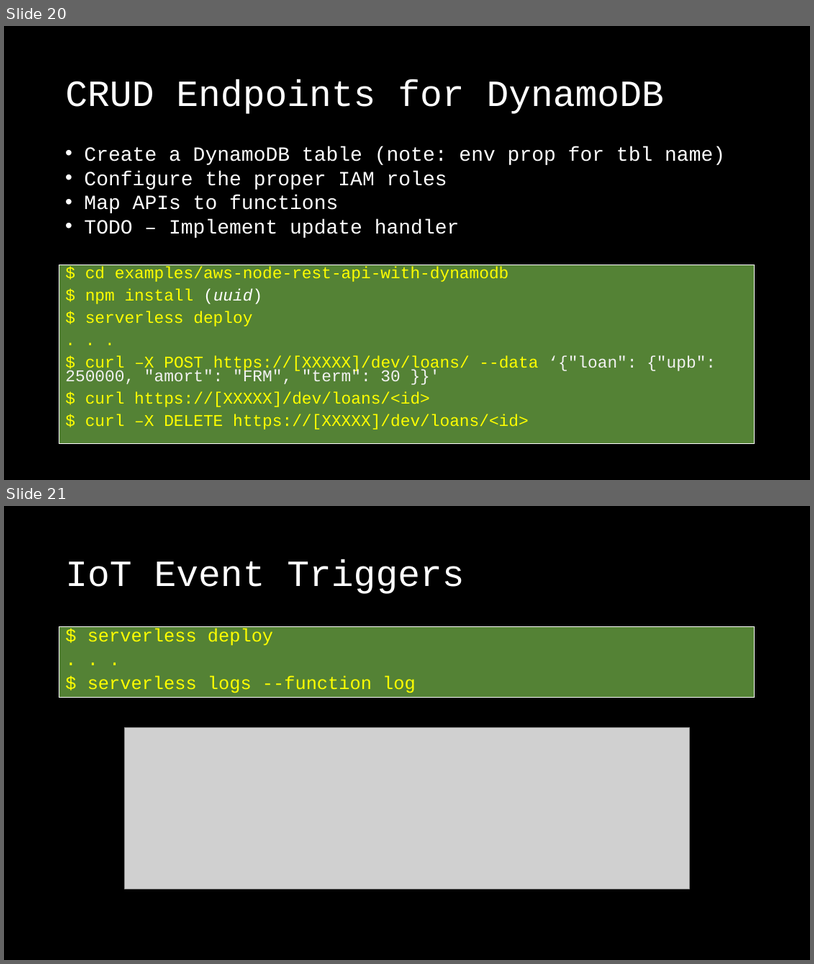
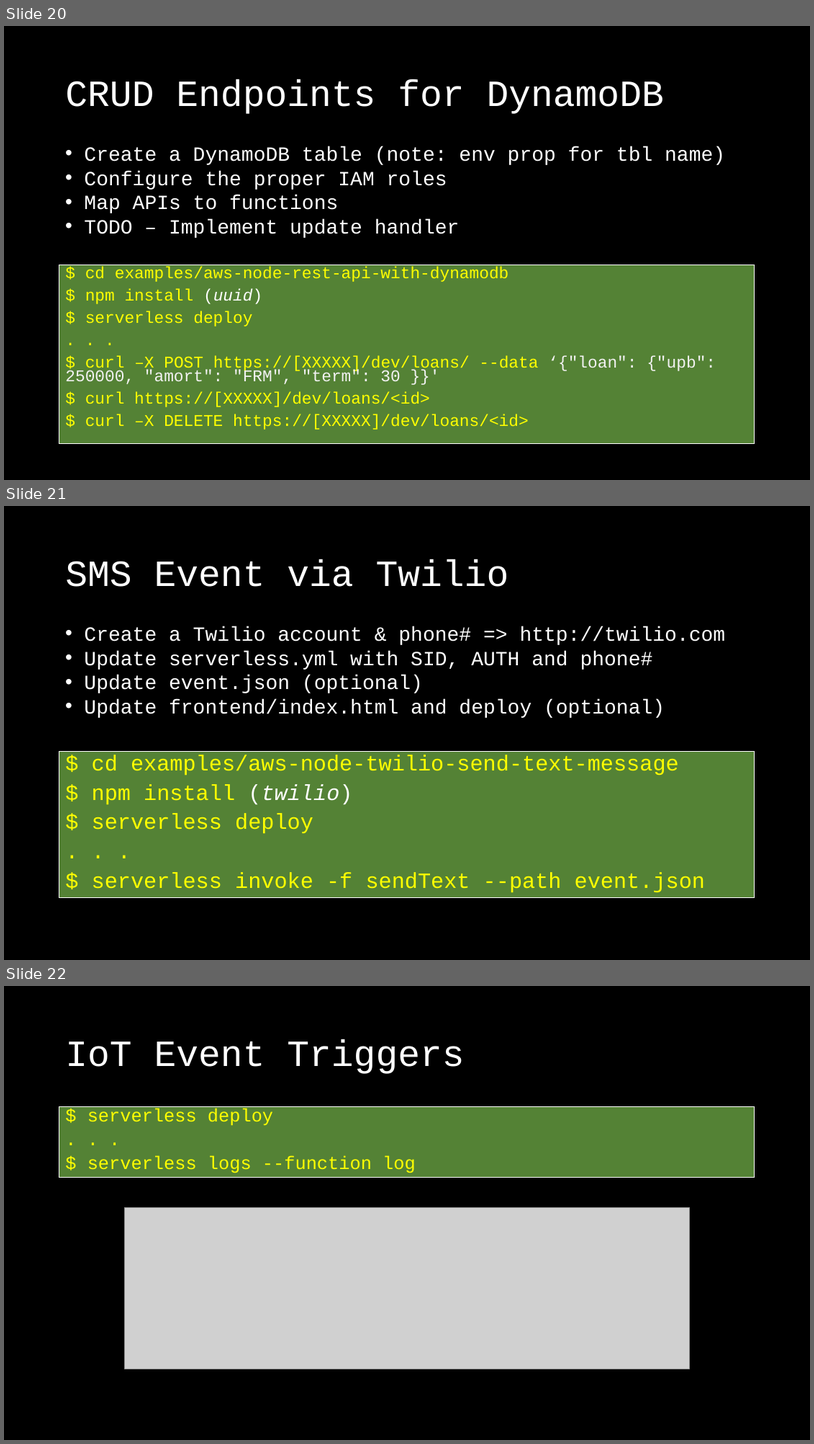
Before and after one commit to rsnestor/slac, a slide deck: doc/slac_slides.pptx. Shown one above the other, each under a label of ours: slides 20 and 21 before the commit, slides 20, 21 and 22 after it. The pictures are 814x964 and 814x1444 pixels, drawn with LibreOffice and Linux fonts; fonts in the diff are those of the drawing; grey boxes stand for pictures. Boxes give left, top, right and bottom in pixels: in the first picture for what was removed or moved away, otherwise in the second. Text is boxed around its words. In the diff, an @@ line names an element or a change of style, - is before the commit and + after.

Commit message:
twilio

```diff
--- a/doc/slac_slides.pptx
+++ b/doc/slac_slides.pptx
@@ slide 21 added at bbox=[4, 506, 810, 960], background #000000 @@
@@ title added at bbox=[65, 559, 509, 587], 44 pt, text #FFFFFF @@
+SMS Event via Twilio
@@ text added at bbox=[84, 626, 726, 718], 24 pt, text #FFFFFF @@
+• Create a Twilio account & phone# => http://twilio.com
+• Update serverless.yml with SID, AUTH and phone#
+• Update event.json (optional)
+• Update frontend/index.html and deploy (optional)
@@ text added at bbox=[59, 751, 756, 898], fill #548235, outline #FFFFFF 0.75 pt, 25.9 pt, text #FFFF00 @@
+$ cd examples/aws-node-twilio-send-text-message
+$ npm install (twilio)
+$ serverless deploy
+. . .
+$ serverless invoke -f sendText --path event.json
@@ what was slide 21 is now slide 22 @@
```
Also in this commit, not shown: 9 other files.
